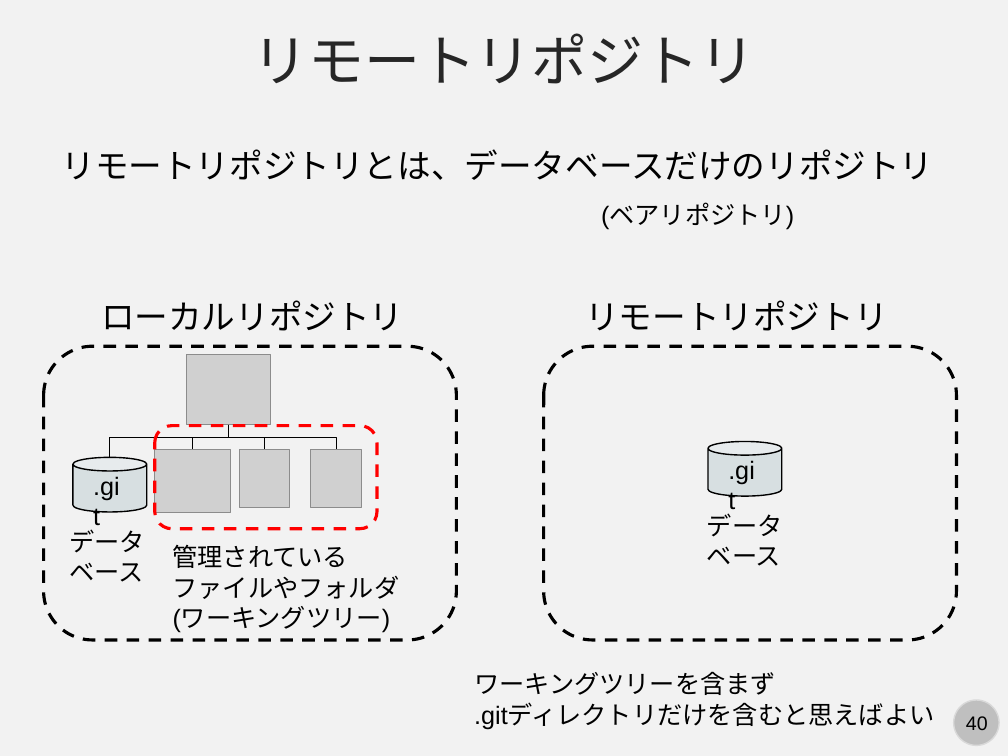
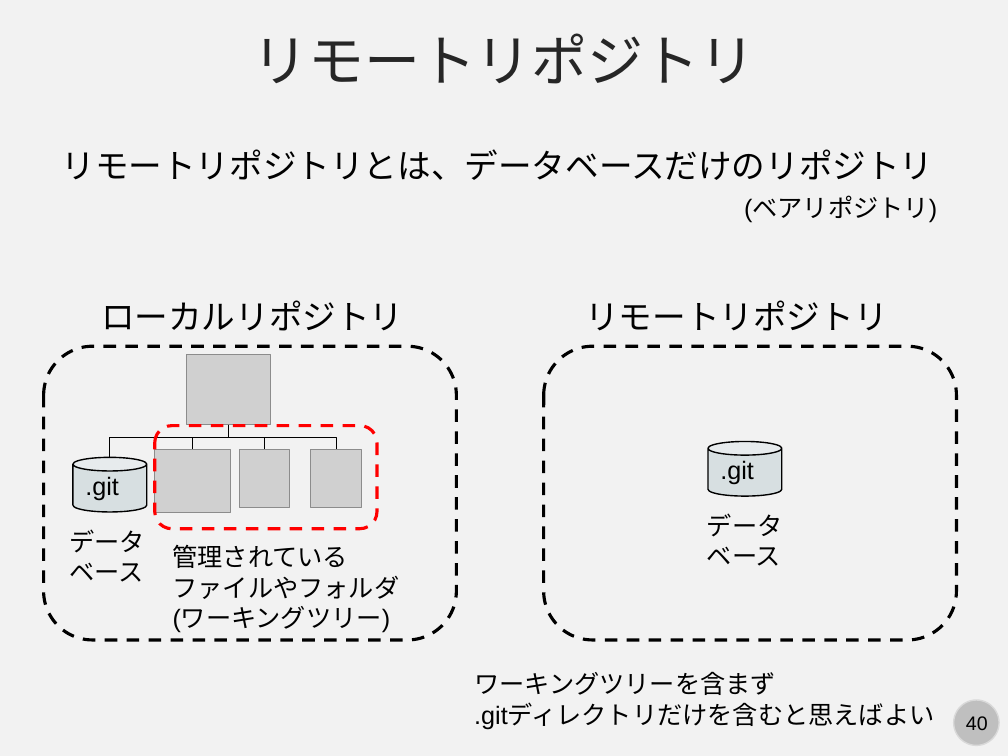
Before and after one commit to kaityo256/lab_startup, a slide deck: slide 40 of git/fig/start_git.pptx. Drawn at 1008x756 pixels with LibreOffice and Linux fonts; fonts in the diff are those of the drawing; grey boxes stand for pictures. Boxes give left, top, right and bottom in pixels: in the first picture for what was removed or moved away, otherwise in the second. Text is boxed around its words. In the diff, an @@ line names an element or a change of style, - is before the commit and + after.

```diff
--- a/git/fig/start_git.pptx
+++ b/git/fig/start_git.pptx
@@ text "(ベアリポジトリ)" moved from (x1=601, y1=204, x2=794, y2=230) to (x1=744, y1=197, x2=937, y2=223) @@
@@ text ".git" rewrapped from (x1=84, y1=466, x2=135, y2=506) to (x1=85, y1=476, x2=119, y2=501) @@
@@ text ".git" rewrapped from (x1=719, y1=450, x2=770, y2=490) to (x1=720, y1=460, x2=754, y2=485) @@
```
Also in this commit, not shown: 13 other slides changed, 1 other file.
